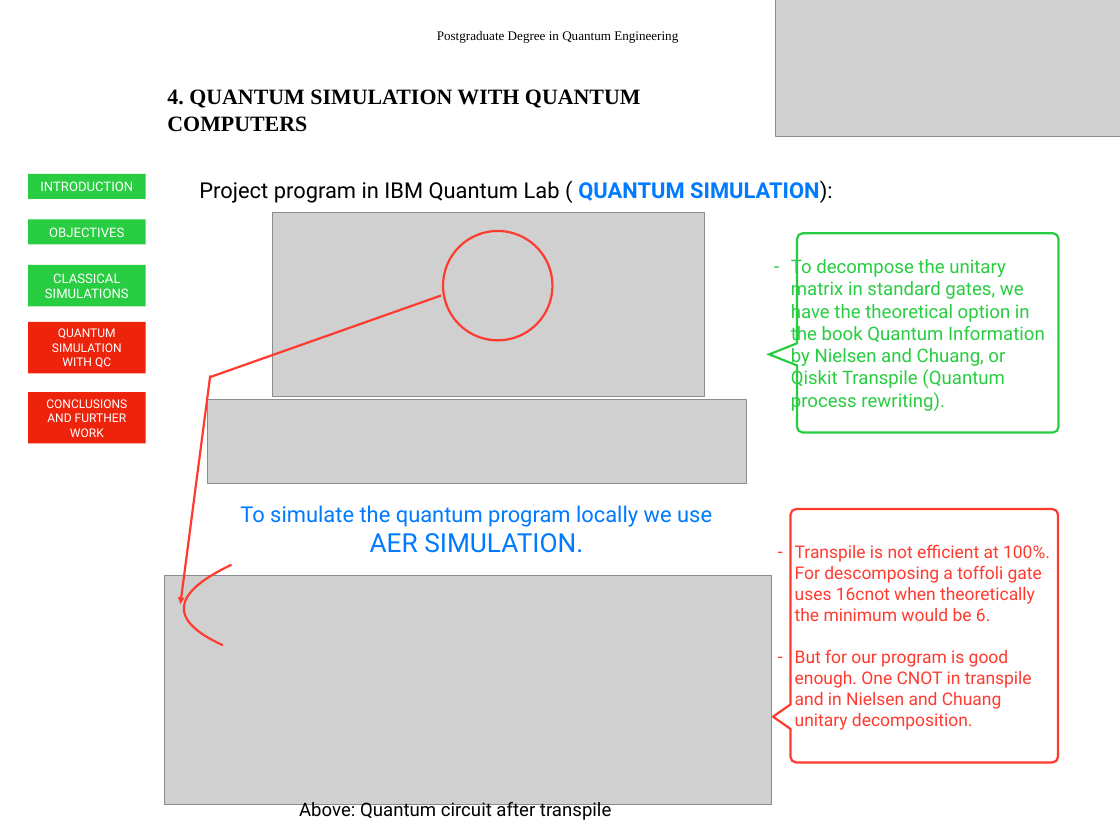
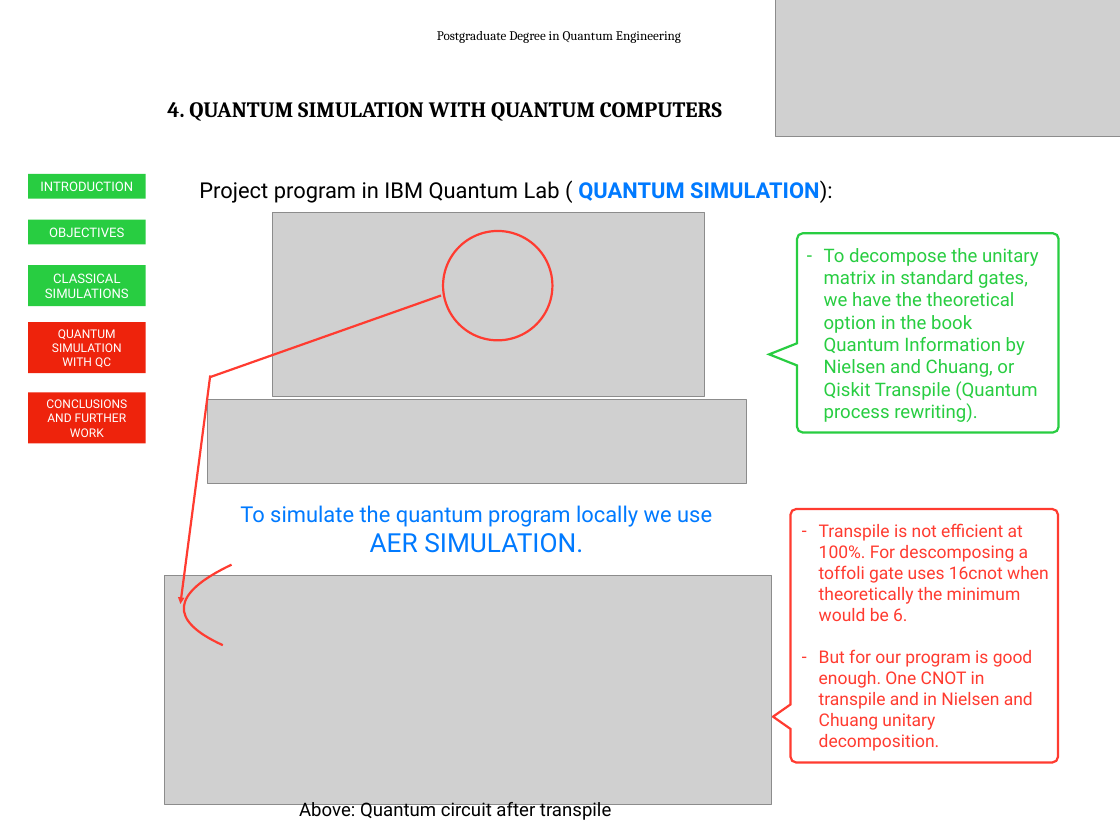
Before and after one commit to inaki-ortizdelandaluce/qubit-communication-simulations, a slide deck: slide 19 of key/SimulationsOfQubitCommunication-slides.pptx. Drawn at 1120x840 pixels with LibreOffice and Linux fonts; fonts in the diff are those of the drawing; grey boxes stand for pictures. Boxes give left, top, right and bottom in pixels: in the first picture for what was removed or moved away, otherwise in the second. Text is boxed around its words. In the diff, an @@ line names an element or a change of style, - is before the commit and + after.

Commit message:
Final version of presentation

```diff
--- a/key/SimulationsOfQubitCommunication-slides.pptx
+++ b/key/SimulationsOfQubitCommunication-slides.pptx
@@ text "Postgraduate Degree in Quantum Engineering" at box(437, 31, 681, 43): font Times New Roman to Cambria @@
@@ text "4. QUANTUM SIMULATION WITH QUANTUM ..." at box(167, 102, 722, 121): font Times New Roman to Cambria @@
@@ freeform shape removed at box(770, 233, 1059, 432) @@
-– To decompose the unitary matrix in standard gates, we have the theoretical option in the book Quantum Information by Nielsen and Chuang, or Qiskit Transpile (Quantum process rewriting).
@@ freeform shape added at box(770, 233, 1059, 432), outline #28CD41 2 pt @@
@@ text added at box(824, 248, 1039, 422), 17 pt, text #28CD41 @@
+– To decompose the unitary matrix in standard gates, we have the theoretical option in the book Quantum Information by Nielsen and Chuang, or Qiskit Transpile (Quantum process rewriting).
@@ freeform shape removed at box(773, 509, 1059, 762) @@
-– Transpile is not efficient at 100%. For descomposing a toffoli gate uses 16cnot when theoretically the minimum would be 6.
-– But for our program is good enough. One CNOT in transpile and in Nielsen and Chuang unitary decomposition.
@@ freeform shape added at box(773, 509, 1059, 762), outline #FF3B30 2 pt @@
@@ text added at box(819, 523, 1049, 751), 16 pt, text #FF3B30 @@
+– Transpile is not efficient at 100%. For descomposing a toffoli gate uses 16cnot when theoretically the minimum would be 6.
+– But for our program is good enough. One CNOT in transpile and in Nielsen and Chuang unitary decomposition.
```
Also in this commit, not shown: 31 other slides changed.
